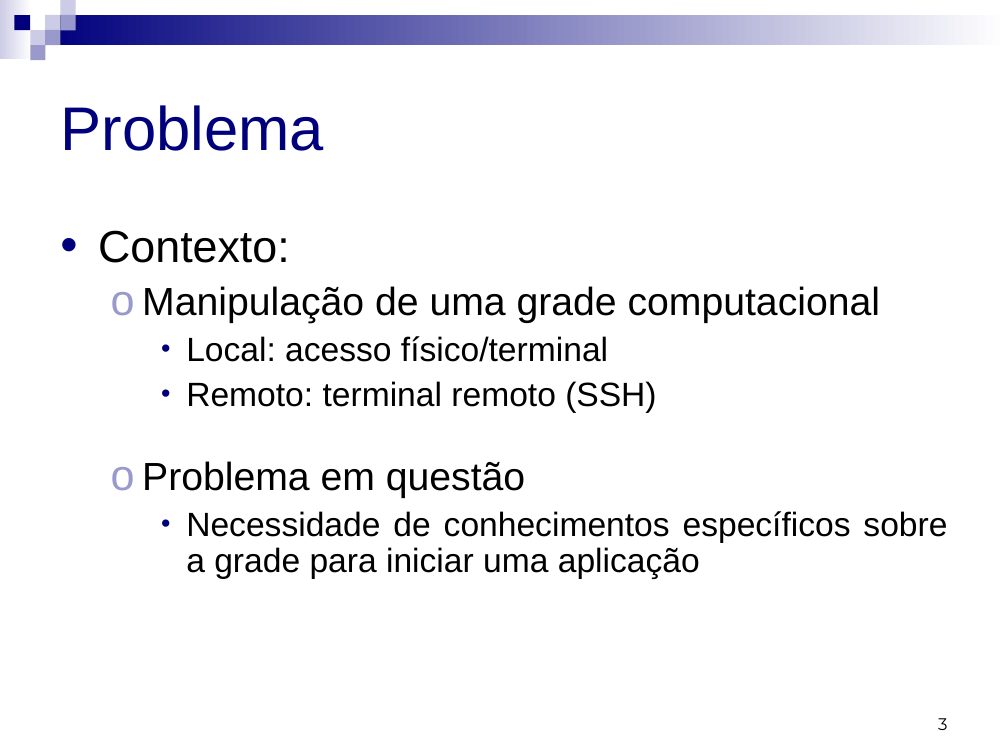
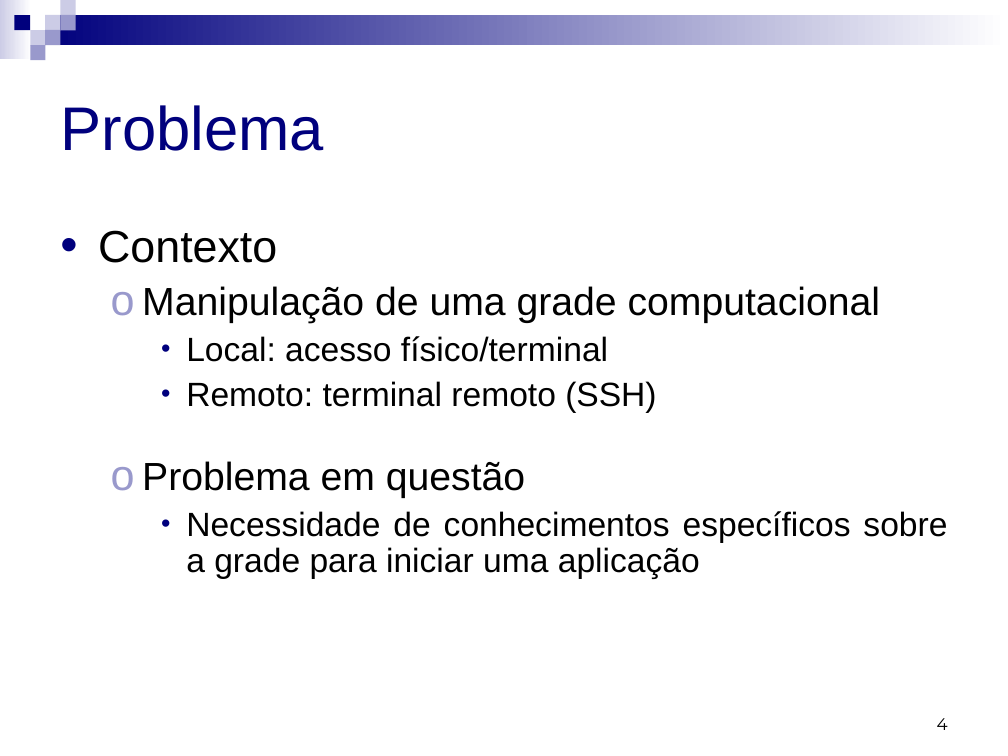
Before and after one commit to micheldavid/tcc-michel, a slide deck: slide 4 of Apresentação/Michel David da Costa - Apresentação.ppt (slide 3 before the commit). Drawn at 1008x756 pixels with LibreOffice and Linux fonts; fonts in the diff are those of the drawing. Boxes give left, top, right and bottom in pixels: in the first picture for what was removed or moved away, otherwise in the second. Text is boxed around its words. In the diff, an @@ line names an element or a change of style, - is before the commit and + after.

```diff
--- a/Apresentação/Michel David da Costa - Apresentação.ppt
+++ b/Apresentação/Michel David da Costa - Apresentação.ppt
@@ text at [98,230,277,263]: text changed @@
-• Contexto:
+• Contexto
@@ page number at [937,718,948,730]: text changed @@
-3
+4
```
Also in this commit, not shown: 6 other slides changed, 2 slides added, 1 slide removed.
